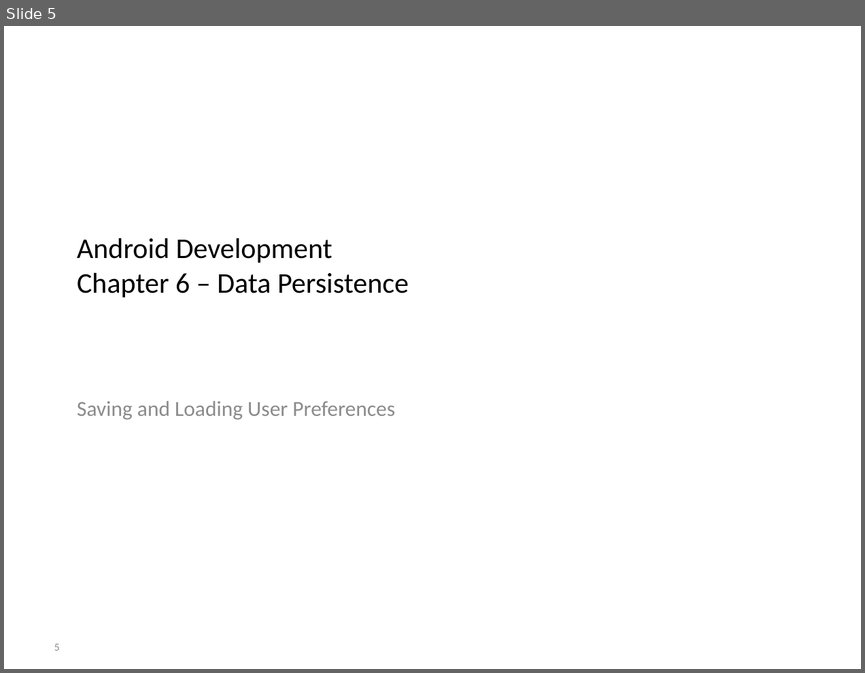
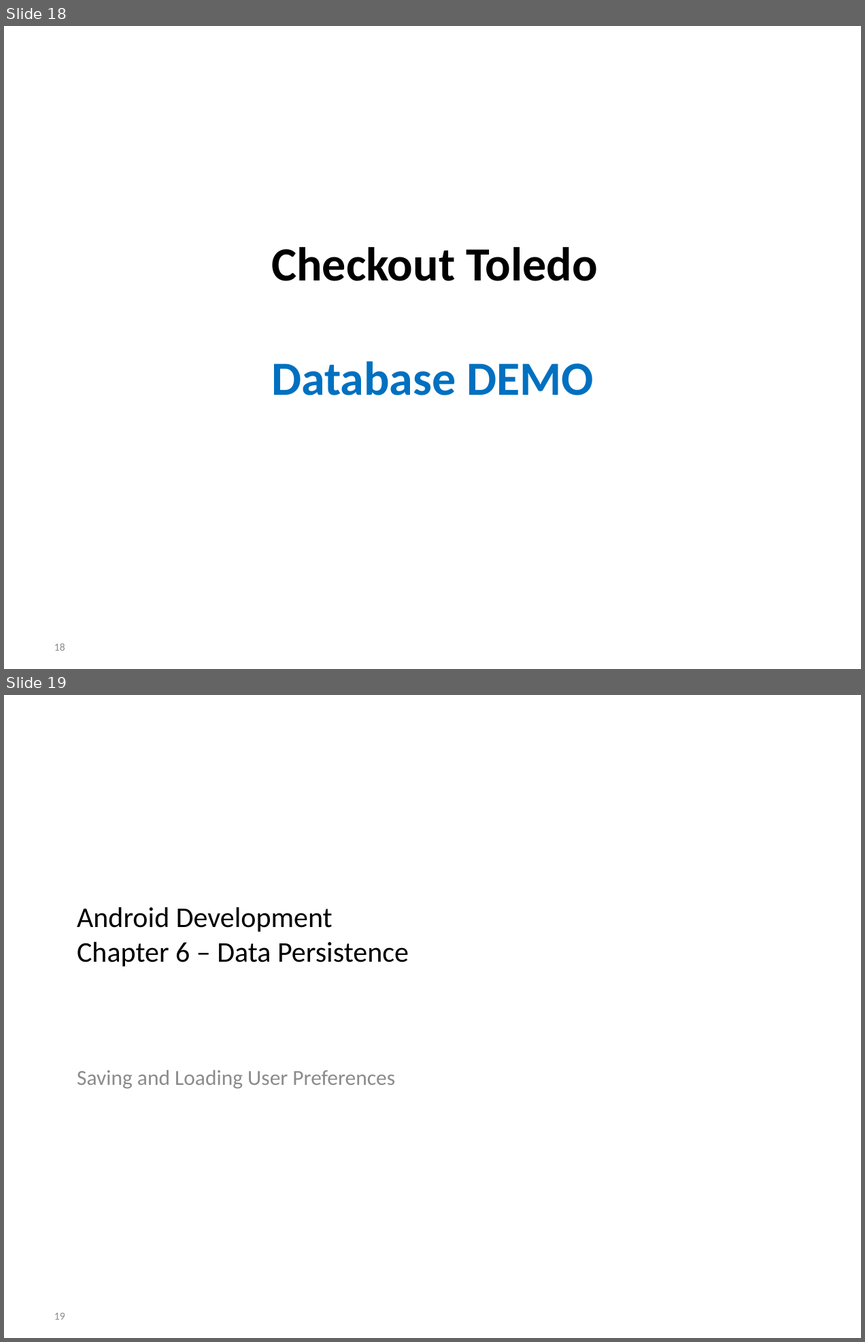
Before and after one commit to BioBoost/android_development_course, a slide deck: slides/chapter6_data_persistence.pptx. Shown one above the other, each under a label of ours: slide 5 before the commit, slides 18 and 19 after it. The pictures are 865x673 and 865x1342 pixels, drawn with LibreOffice and Linux fonts; fonts in the diff are those of the drawing; background and template pictures are left out. Boxes give left, top, right and bottom in pixels: in the first picture for what was removed or moved away, otherwise in the second. Text is boxed around its words. In the diff, an @@ line names an element or a change of style, - is before the commit and + after.

```diff
--- a/slides/chapter6_data_persistence.pptx
+++ b/slides/chapter6_data_persistence.pptx
@@ slide 18 added at bbox=[4, 26, 861, 669], background picture (left out) @@
@@ text added at bbox=[271, 247, 598, 395], 40 pt, text #000000, bold @@
+Checkout Toledo
+Database DEMO
@@ page number added at bbox=[54, 643, 65, 650], 9 pt, text #8C8C8C @@
+18
@@ what was slide 5 is now slide 19 @@
@@ page number at bbox=[54, 1312, 65, 1319]: text changed @@
-5
+19
```
Also in this commit, not shown: 14 other slides added, 2 other files.
